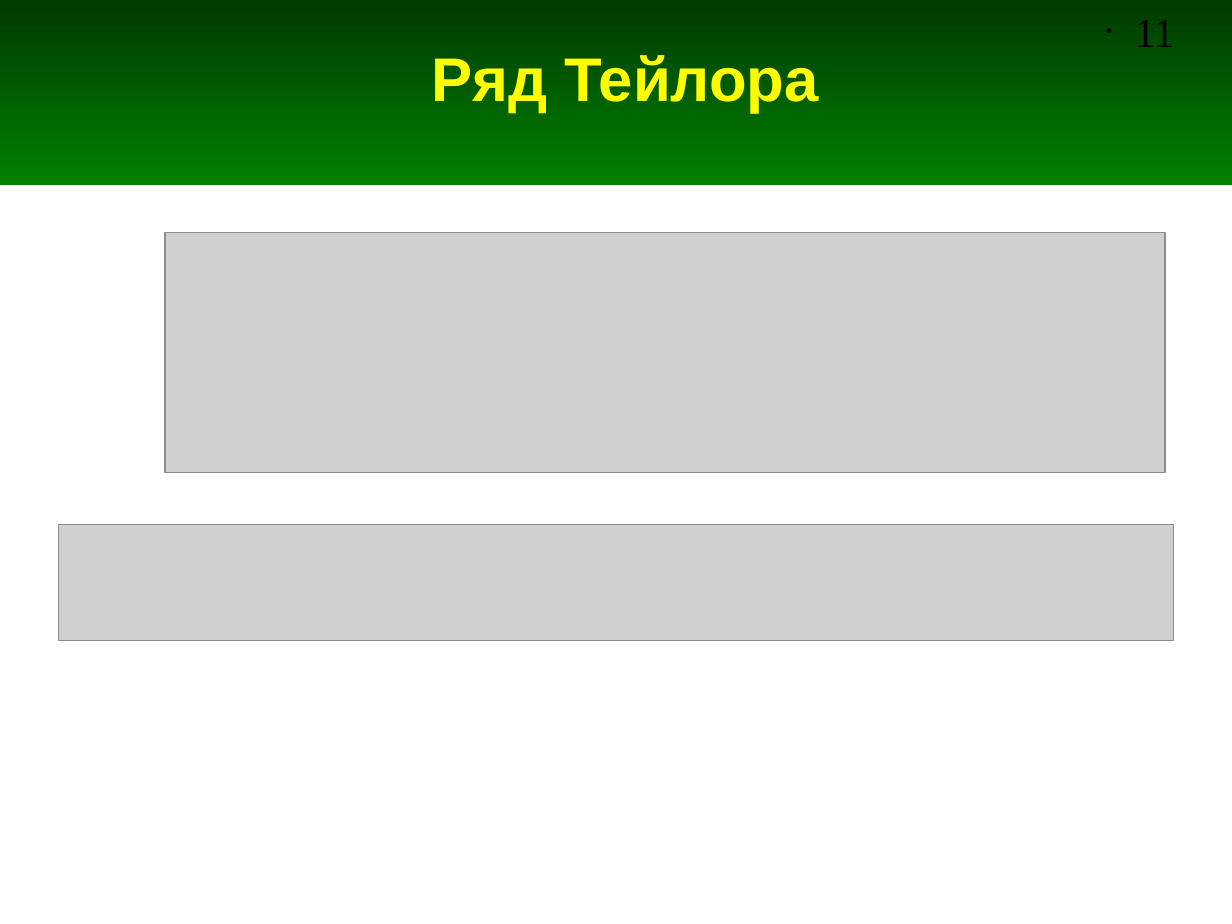
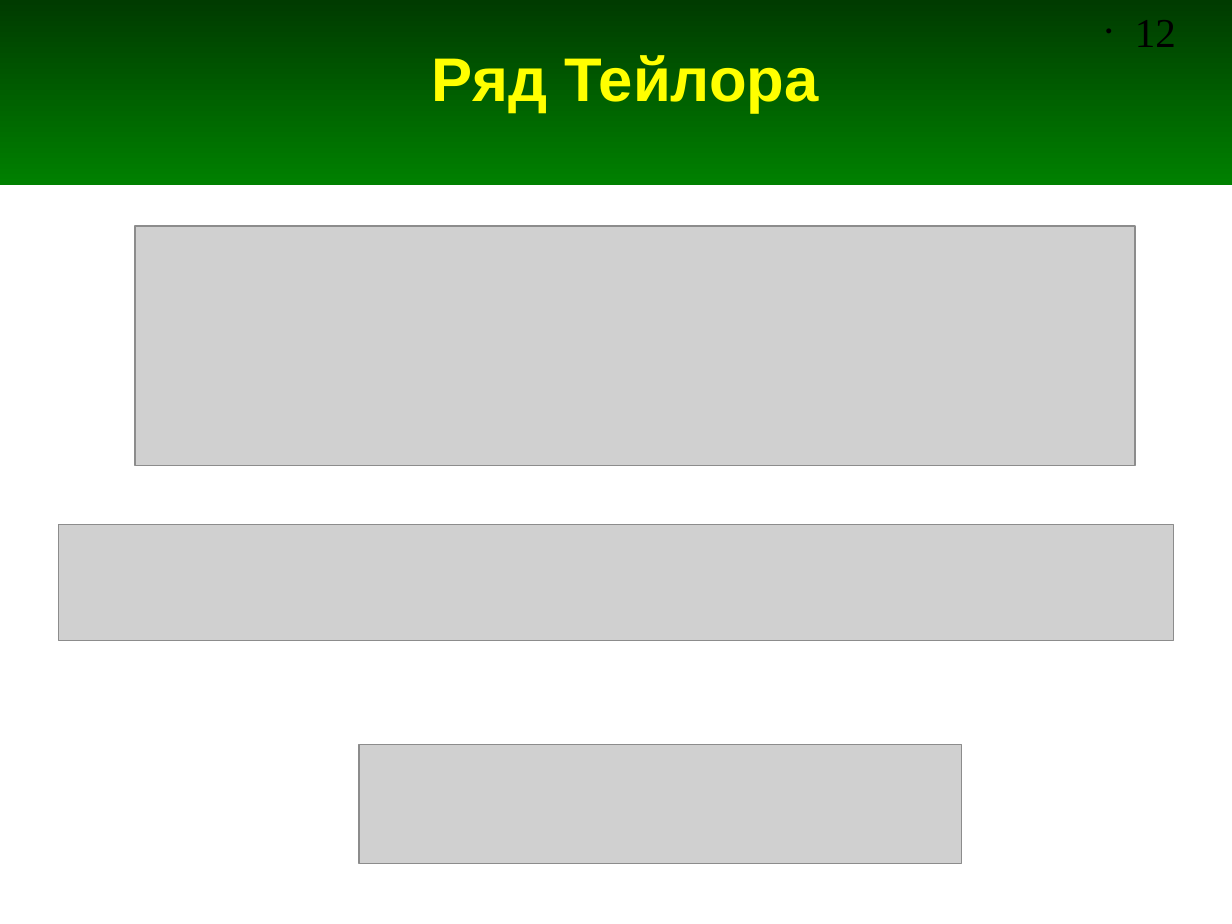
Before and after one commit to andris0147sv/modelling, a slide deck: slide 12 of FDTD.odp (slide 11 before the commit). Drawn at 1232x924 pixels with LibreOffice and Linux fonts; fonts in the diff are those of the drawing; grey boxes stand for pictures. Boxes give left, top, right and bottom in pixels: in the first picture for what was removed or moved away, otherwise in the second. Text is boxed around its words. In the diff, an @@ line names an element or a change of style, - is before the commit and + after.

```diff
--- a/FDTD.odp
+++ b/FDTD.odp
@@ page number at [1135, 20, 1176, 47]: text changed @@
-• 11
+• 12
@@ picture: place and size @@
-picture at [165, 233, 1165, 472]
+picture at [136, 227, 1136, 466]
@@ picture added at [359, 744, 961, 864] @@
```
Also in this commit, not shown: 6 other slides changed, 3 slides added.
